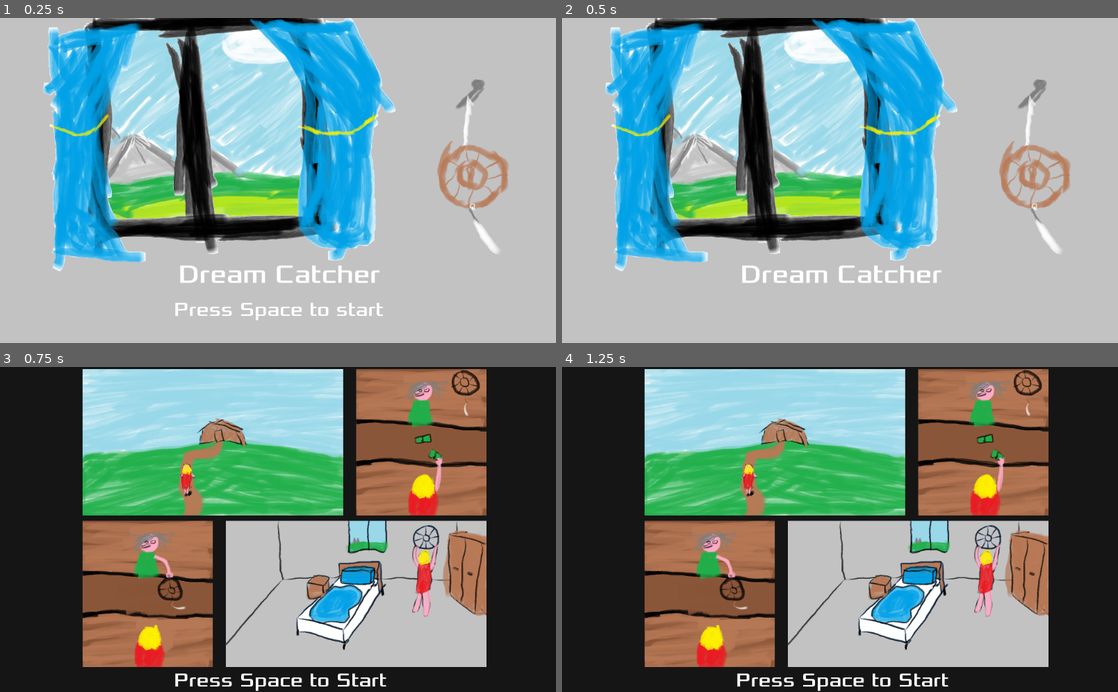
Above: before the commit, frames 1-4 (two rows, left to right).
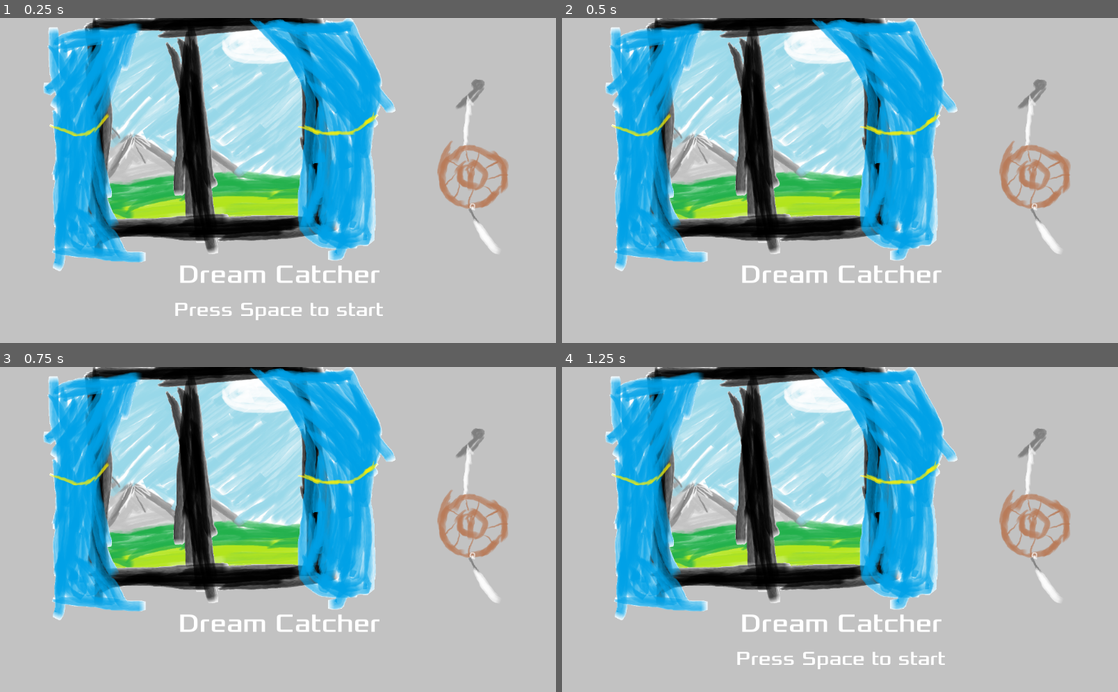
Above: after the commit, the same moments.

Repository: timmmmmb/GodotWildJam55
Game: Godot game, scene res://scenes/Menu.tscn
Same seed, same stepped clock (60 frames per second), same inputs: the game is played once before the commit and once after it. Sound files missing from this copy of the repository are replaced by a short silence.
Inputs (mouse positions are in pixels of both pictures, inside the frame that each line leads up to):
- Up to frame 1 (0.25 s): no input
- Up to frame 2 (0.5 s): no input
- Up to frame 3 (0.75 s): tap Enter (ui_accept) at 0.5 s; move the mouse to (400, 513) at 0.52 s; hold Enter (ui_accept) from 0.53 s (still down)
- Up to frame 4 (1.25 s): keep holding Enter (ui_accept)

Frames 1-2 are identical in both runs. In frame 3, 86% of the frame differs, in the area x 0-100%, y 0-100%; in frame 4, 86%.

Commit message:
added game icon

Diff:
--- a/project.godot
+++ b/project.godot
@@ -22,7 +22,7 @@
 
 config/name="Dream Catcher"
 run/main_scene="res://scenes/Menu.tscn"
-config/icon="res://icon.png"
+config/icon="res://assets/Game Icon.png"
 
 [gui]
 
--- a/scenes/Menu.tscn
+++ b/scenes/Menu.tscn
@@ -10,13 +10,20 @@
 script/source = "extends Node2D
 
 
+# Declare member variables here. Examples:
+# var a: int = 2
+# var b: String = \"text\"
+
+
+# Called when the node enters the scene tree for the first time.
 func _ready() -> void:
 	$AnimationPlayer.play(\"Blink\")
+	pass # Replace with function body.
 
 
-func _input(event):
-	if event.is_action_pressed(\"ui_accept\"):
-		get_tree().change_scene(\"res://scenes/Intro.tscn\")
+# Called every frame. 'delta' is the elapsed time since the previous frame.
+#func _process(delta: float) -> void:
+#	pass
 "
 
 [sub_resource type="BitmapFont" id=3]
Binary file added: assets/Game Icon.png
Not shown, added: assets/Game Icon.png.import
Binary file added: assets/Image.png
Not shown, added: assets/Image.png.import
